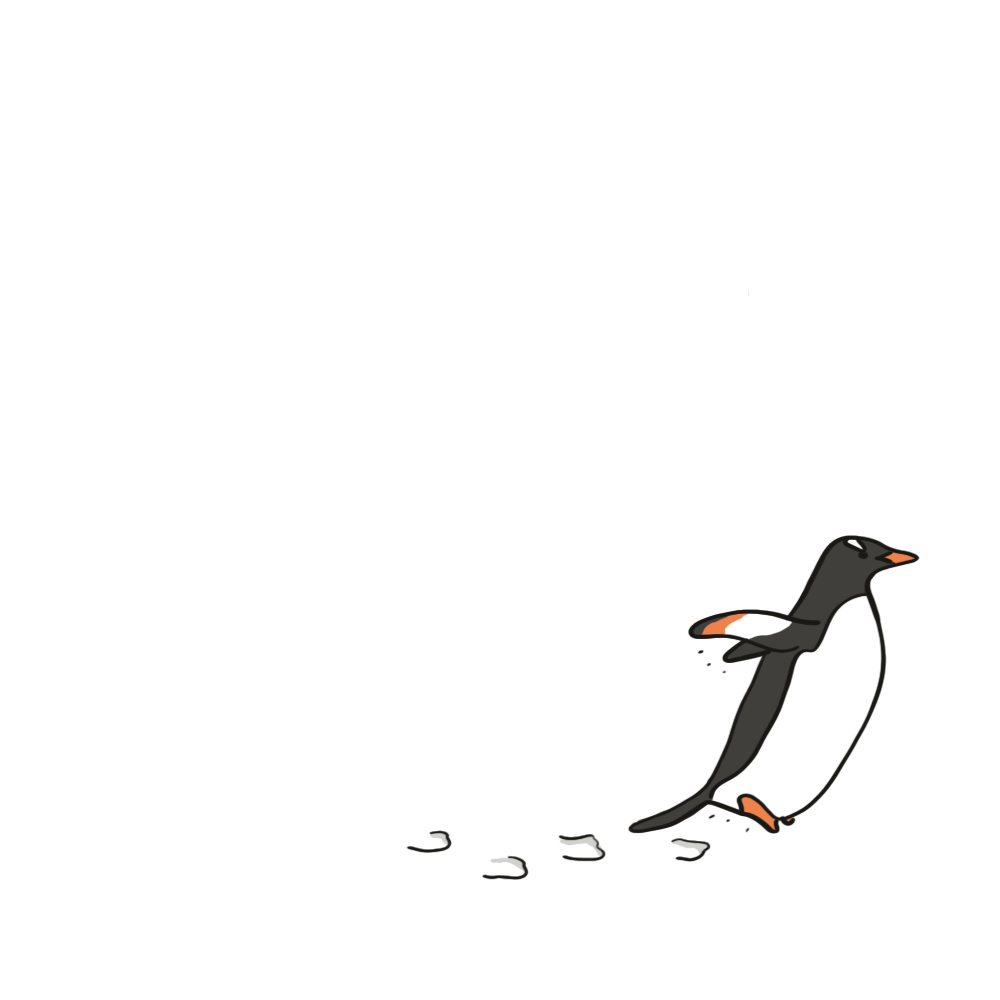
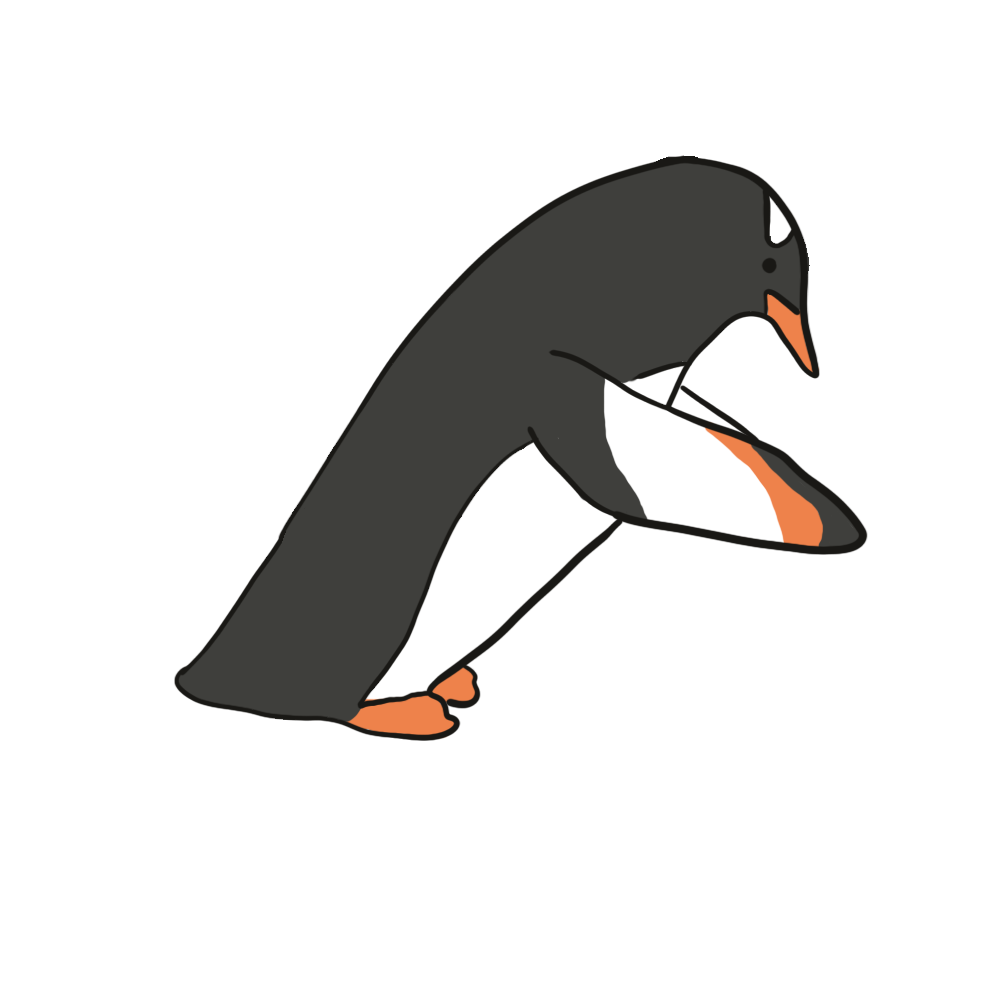
Layered file, before and after one edit (1000 x 1000). Changes by layer:
added layer "Layer 3" above "Layer 4" over [174, 155, 868, 741]
added layer "Layer 4" above "Layer 5" over [175, 163, 863, 723]
added layer "Layer 5" above "Layer 2" over [344, 291, 832, 740]
hid "Layer 2", opacity 100% → 40%, moved it above "Layer 1", painted on it over [176, 155, 866, 875]
removed layer "color" (was 83%) over [629, 537, 916, 833]
hid "Layer 1", opacity 100% → 38%, moved it above "Line", painted on it over [174, 155, 920, 880]
hid "Line", painted on it over [406, 286, 920, 880]
